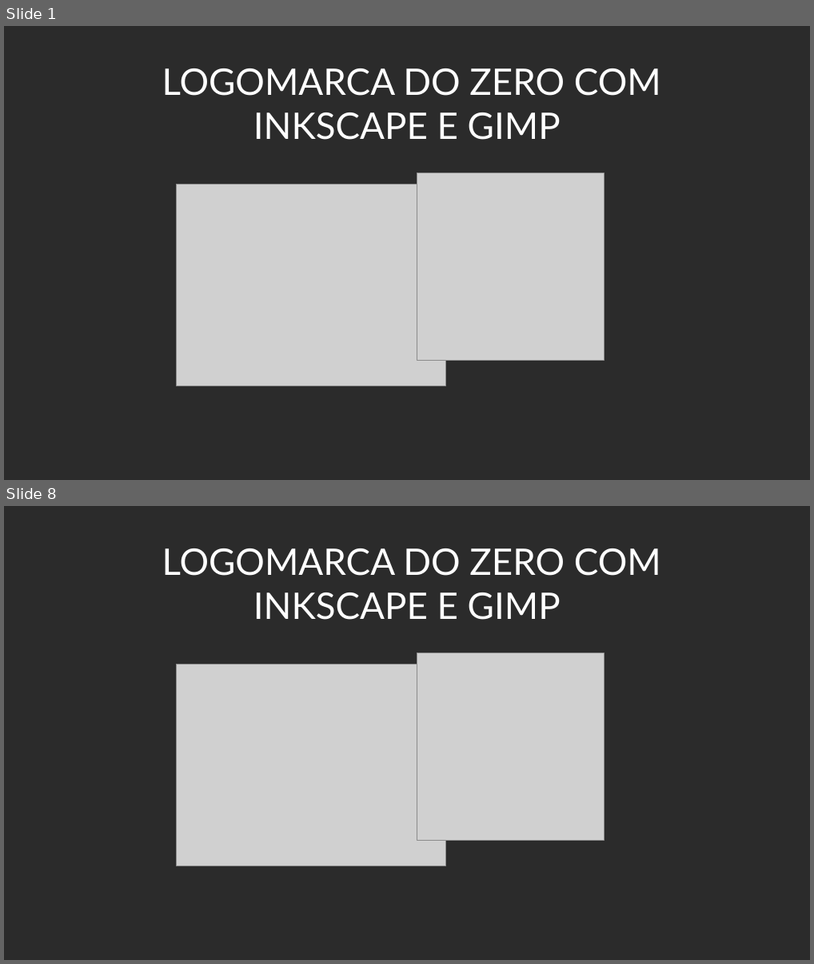
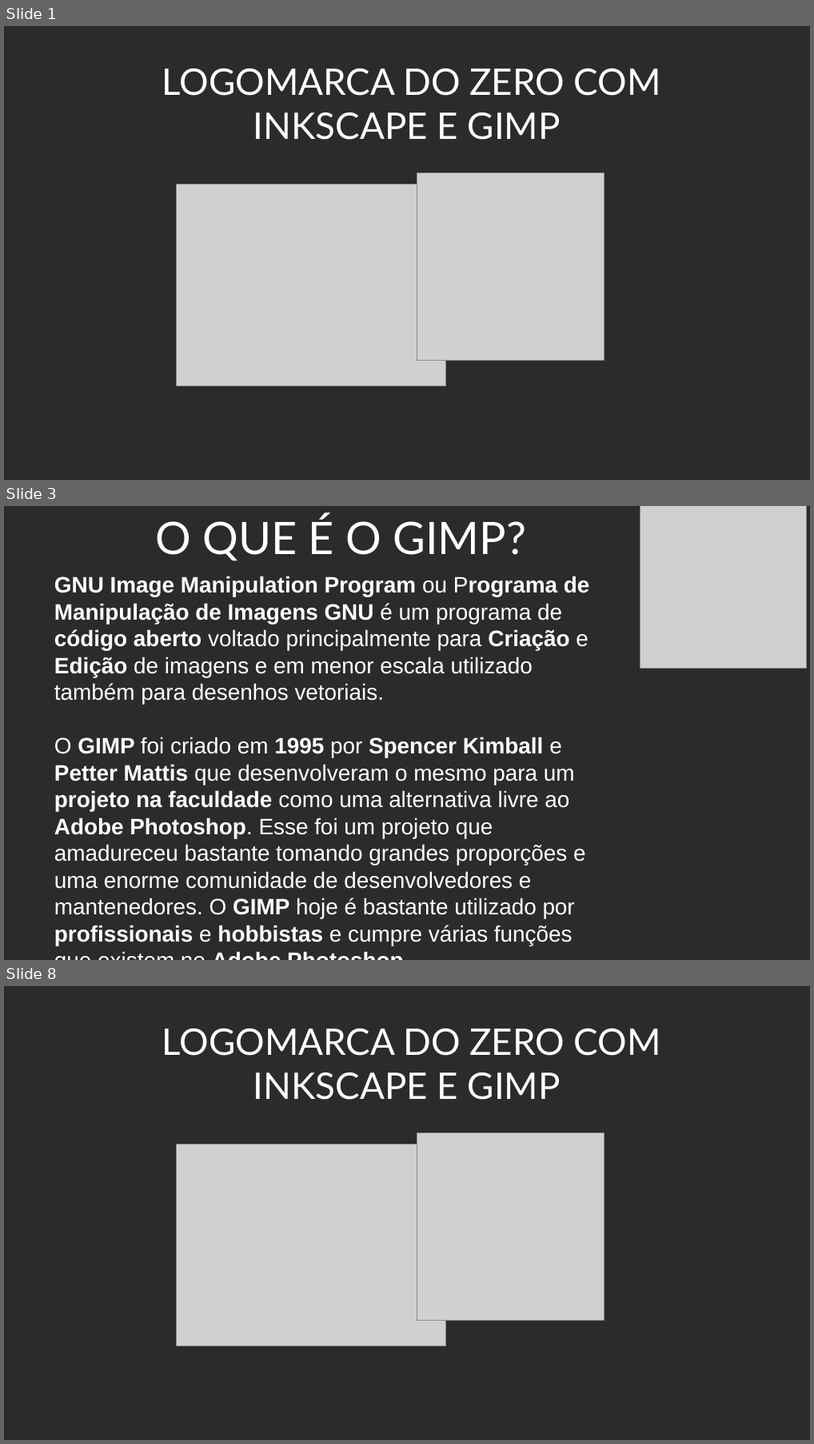
Before and after one commit to Doginnn/expotec2020, a slide deck: palestras/Expotec_2020_Criando logo INKSCAPE e GIMP.odp. Shown one above the other, each under a label of ours: slides 1 and 8 before the commit, slides 1, 3 and 8 after it; the slides between them are not shown. The pictures are 814x964 and 814x1444 pixels, drawn with LibreOffice and Linux fonts; fonts in the diff are those of the drawing; grey boxes stand for pictures; background and template pictures are left out; a plain dark background stands for a picture behind light text. Boxes give left, top, right and bottom in pixels: in the first picture for what was removed or moved away, otherwise in the second. Text is boxed around its words. In the diff, an @@ line names an element or a change of style, - is before the commit and + after.

Commit message:
[ADD]Modificando palestra logo do zero com INKSCAPE e GIMP

```diff
--- a/palestras/Expotec_2020_Criando logo INKSCAPE e GIMP.odp
+++ b/palestras/Expotec_2020_Criando logo INKSCAPE e GIMP.odp
@@ slide 3 added at box(4, 506, 810, 960), background picture (left out) @@
@@ text added at box(155, 515, 526, 561), 44 pt, text #FFFFFF @@
+O QUE É O GIMP?
@@ picture added at box(641, 506, 806, 668) @@
@@ text added at box(54, 576, 590, 945), 22 pt, text #FFFFFF @@
+GNU Image Manipulation Program ou Programa de Manipulação de Imagens GNU é um programa de código aberto voltado principalmente para Criação e Edição de imagens e em menor escala utilizado também para desenhos vetoriais.
+O GIMP foi criado em 1995 por Spencer Kimball e Petter Mattis que desenvolveram o mesmo para um projeto na faculdade como uma alternativa livre ao Adobe Photoshop. Esse foi um projeto que amadureceu bastante tomando grandes proporções e uma enorme comunidade de desenvolvedores e mantenedores. O GIMP hoje é bastante utilizado por profissionais e hobbistas e cumpre várias funções que existem no Adobe Photoshop.
```
Also in this commit, not shown: 5 other slides added, 8 slides removed.
